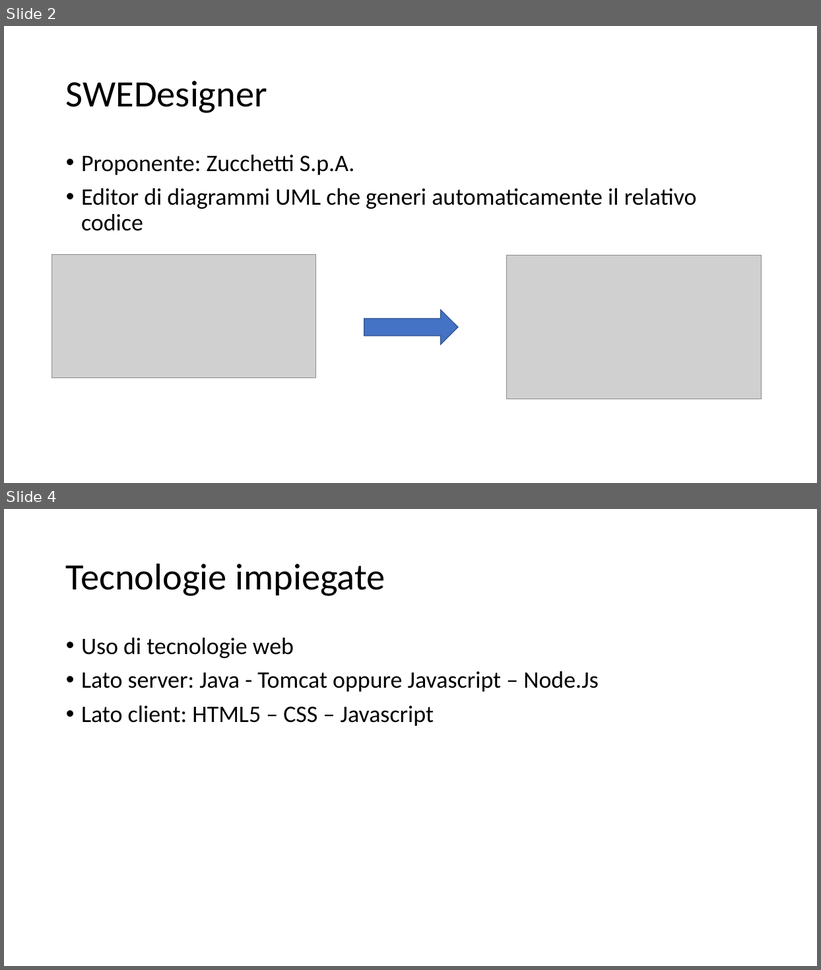
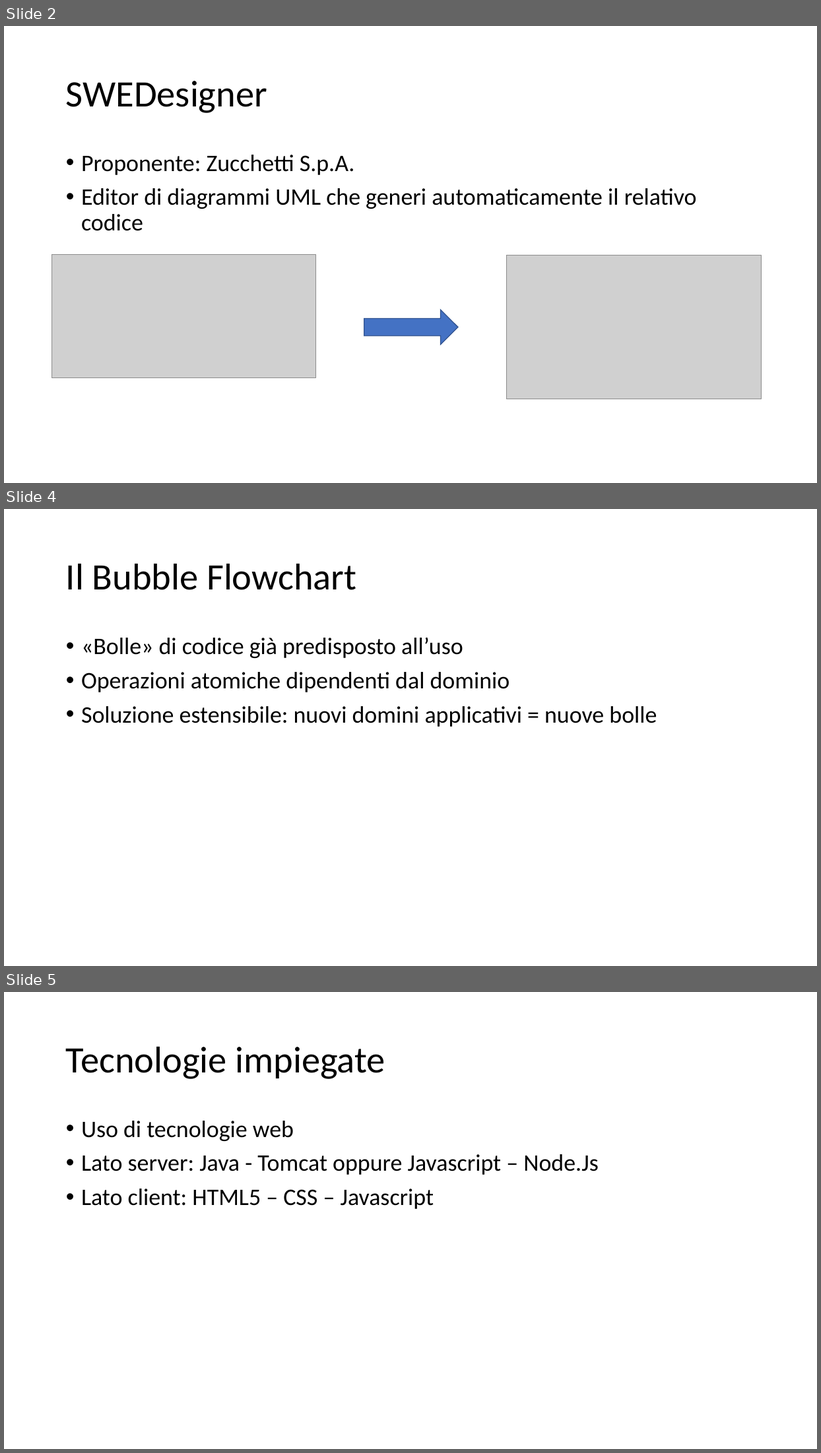
Before and after one commit to KaleidosCodeTeam/SWEDesigner, a slide deck: Presentazione/KaleidosCode - Intro.pptx. Shown one above the other, each under a label of ours: slides 2 and 4 before the commit, slides 2, 4 and 5 after it; the slides between them are not shown. The pictures are 821x970 and 821x1453 pixels, drawn with LibreOffice and Linux fonts; fonts in the diff are those of the drawing; grey boxes stand for pictures. Boxes give left, top, right and bottom in pixels: in the first picture for what was removed or moved away, otherwise in the second. Text is boxed around its words. In the diff, an @@ line names an element or a change of style, - is before the commit and + after.

```diff
--- a/Presentazione/KaleidosCode - Intro.pptx
+++ b/Presentazione/KaleidosCode - Intro.pptx
@@ slide 4 added at <box>4,509,817,966</box>, background #FFFFFF @@
@@ title added at <box>66,563,356,590</box>, 44 pt, text #000000 @@
+Il Bubble Flowchart
@@ text added at <box>81,638,657,727</box>, 28 pt, text #000000 @@
+• «Bolle» di codice già predisposto all’uso
+• Operazioni atomiche dipendenti dal dominio
+• Soluzione estensibile: nuovi domini applicativi = nuove bolle
@@ what was slide 4 is now slide 5 @@
```
Also in this commit, not shown: 1 slide changed.
